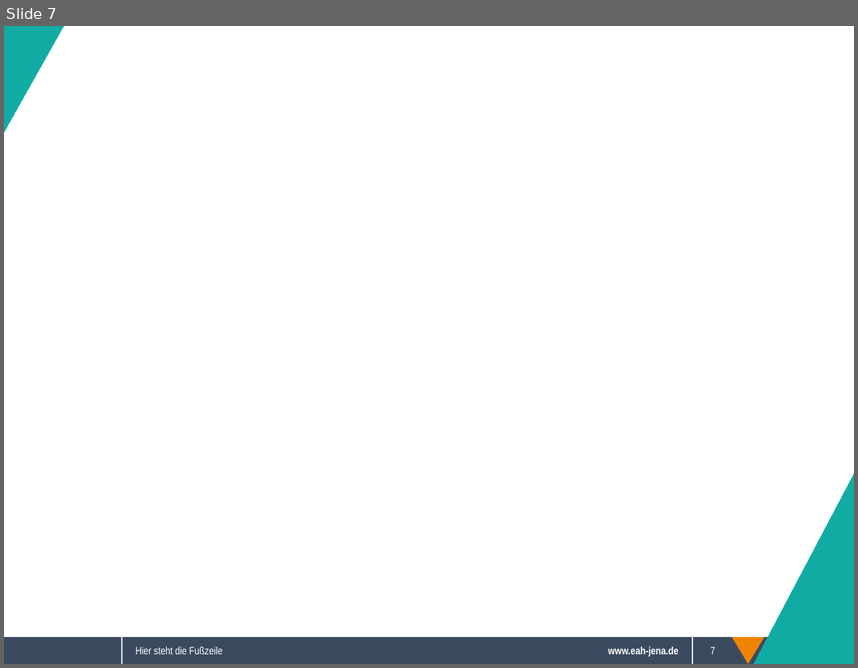
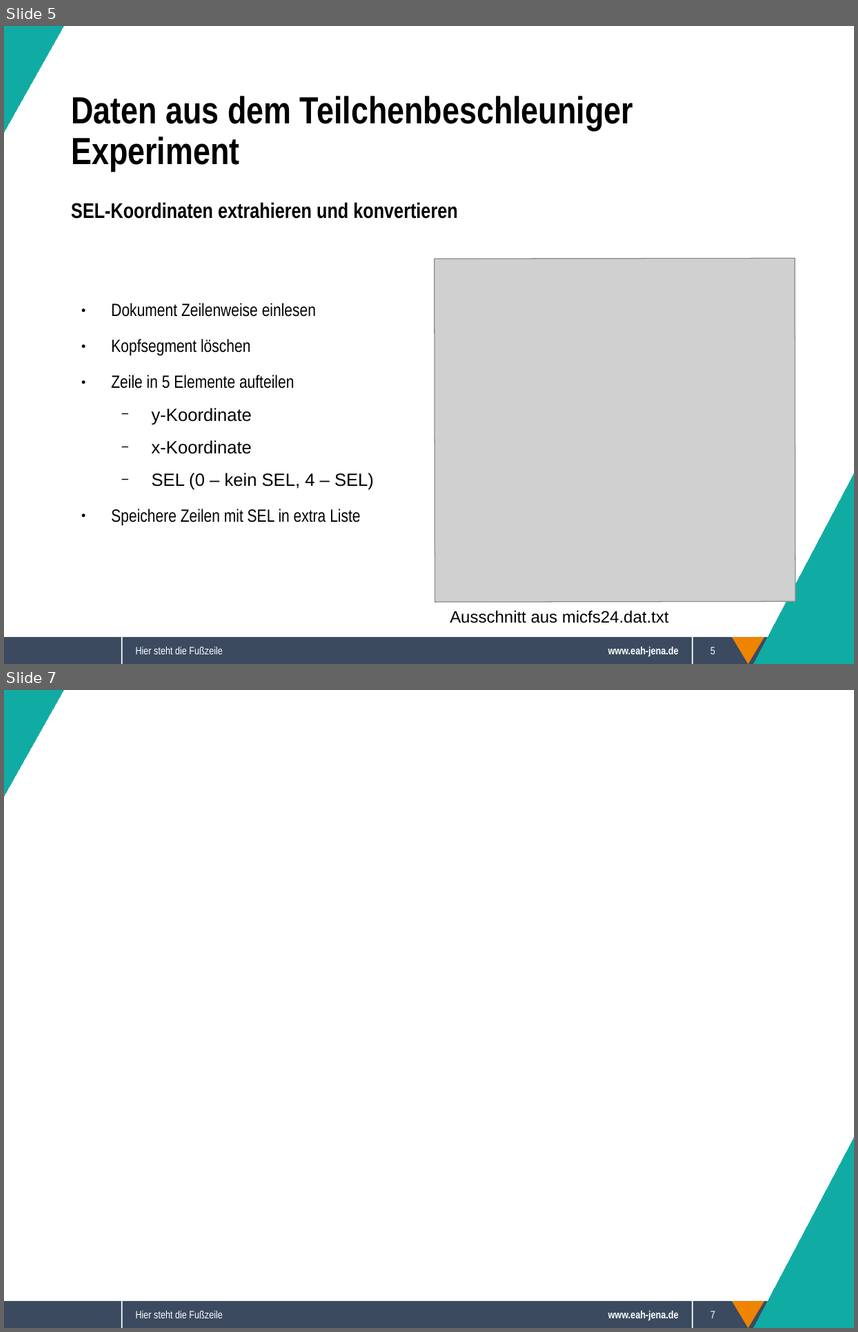
Before and after one commit to Sappy5053/Komplexpraktikum, a slide deck: Präsentation.odp. Shown one above the other, each under a label of ours: slide 7 before the commit, slides 5 and 7 after it; the slides between them are not shown. The pictures are 858x668 and 858x1332 pixels, drawn with LibreOffice and Linux fonts; fonts in the diff are those of the drawing; grey boxes stand for pictures; background and template pictures are left out. Boxes give left, top, right and bottom in pixels: in the first picture for what was removed or moved away, otherwise in the second. Text is boxed around its words. In the diff, an @@ line names an element or a change of style, - is before the commit and + after.

```diff
--- a/Präsentation.odp
+++ b/Präsentation.odp
@@ slide 5 added at [4, 26, 854, 664], background #FFFFFF; not listed: 5 template elements that a slide beside it also shows @@
@@ right triangle added at [4, 26, 63, 132], fill #10ACA4, outline #10ACA4 0 pt @@
@@ text added at [71, 96, 633, 171], 32 pt, text #000000, bold @@
+Daten aus dem Teilchenbeschleuniger Experiment
@@ text added at [71, 202, 457, 219], 18 pt, text #000000, bold @@
+SEL-Koordinaten extrahieren und konvertieren
@@ picture added at [435, 258, 795, 601] @@
@@ text added at [111, 303, 374, 526], 15 pt, text #000000 @@
+● Dokument Zeilenweise einlesen
+● Kopfsegment löschen
+● Zeile in 5 Elemente aufteilen
+  − y-Koordinate
+  − x-Koordinate
+  − SEL (0 – kein SEL, 4 – SEL)
+● Speichere Zeilen mit SEL in extra Liste
@@ right triangle added at [754, 474, 854, 664], fill #10ACA4, outline #10ACA4 0 pt @@
@@ text added at [450, 610, 669, 623], 14 pt, text #000000 @@
+Ausschnitt aus micfs24.dat.txt
@@ text added at [136, 646, 222, 654], 9 pt, text #FFFFFF @@
+Hier steht die Fußzeile
@@ page number added at [711, 646, 715, 654], 9 pt, text #FFFFFF @@
+5
```
Also in this commit, not shown: 5 slides changed, 3 other slides added, 45 other files.
